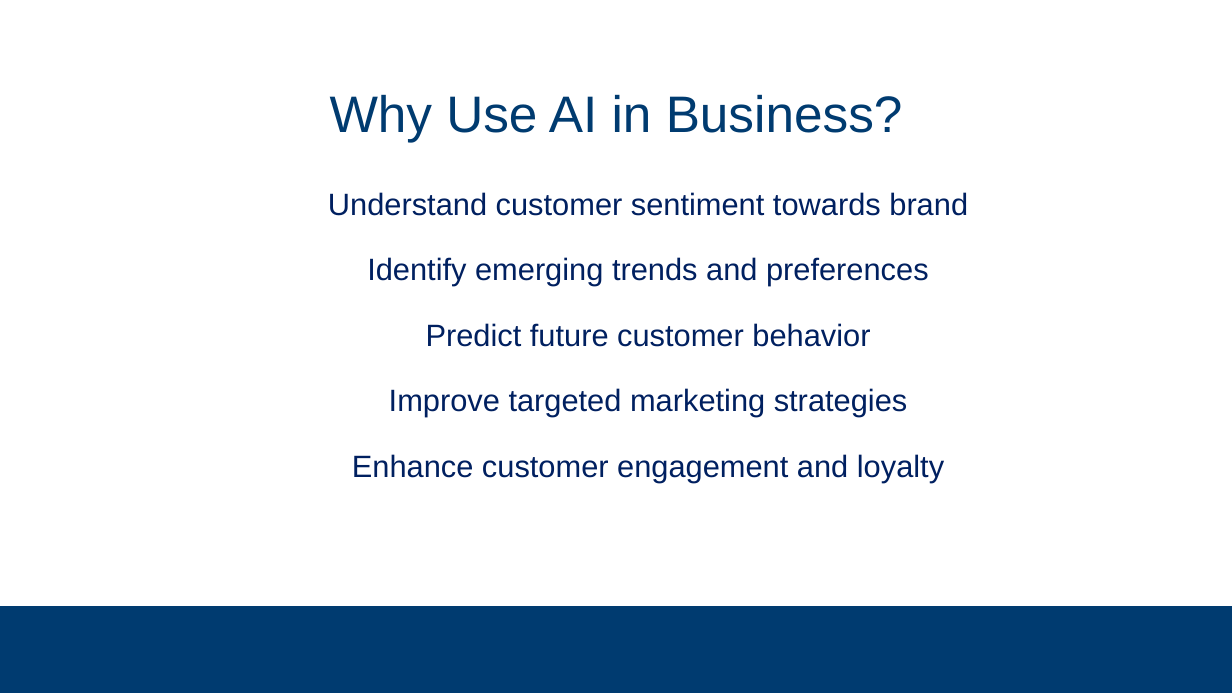
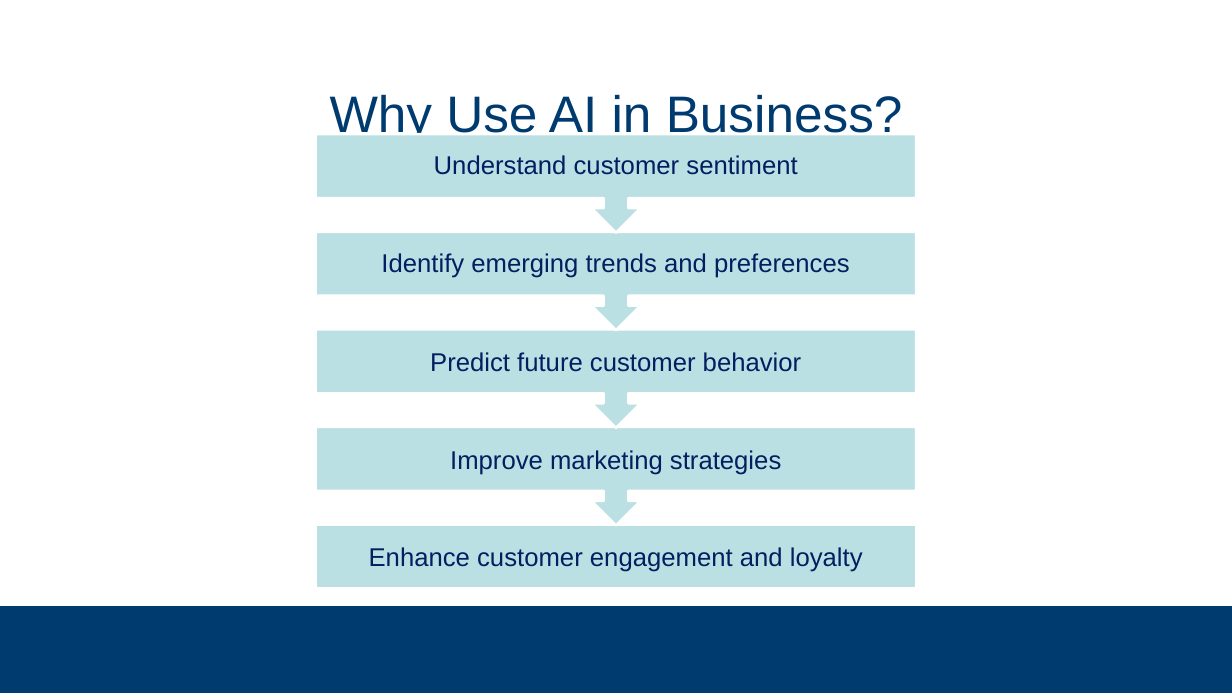
Before and after one commit to subsystem3/project, a slide deck: slide 3 of Final-Project-Team-2.pptx. Drawn at 1232x693 pixels with LibreOffice and Linux fonts; fonts in the diff are those of the drawing; background and template pictures are left out. Boxes give left, top, right and bottom in pixels: in the first picture for what was removed or moved away, otherwise in the second. Text is boxed around its words. In the diff, an @@ line names an element or a change of style, - is before the commit and + after.

```diff
--- a/Final-Project-Team-2.pptx
+++ b/Final-Project-Team-2.pptx
@@ group added at [316, 134, 917, 589]: 5 texts, 4 up arrow callouts, 1 rectangle @@
+Enhance customer engagement and loyalty
+Improve marketing strategies
+Predict future customer behavior
+Identify emerging trends and preferences
+Understand customer sentiment
@@ text removed at [328, 192, 968, 482] @@
-  Understand customer sentiment towards brand
-  Identify emerging trends and preferences
-  Predict future customer behavior
-  Improve targeted marketing strategies
-  Enhance customer engagement and loyalty
```
Also in this commit, not shown: 10 other slides changed, 15 slides added, 9 slides removed.
